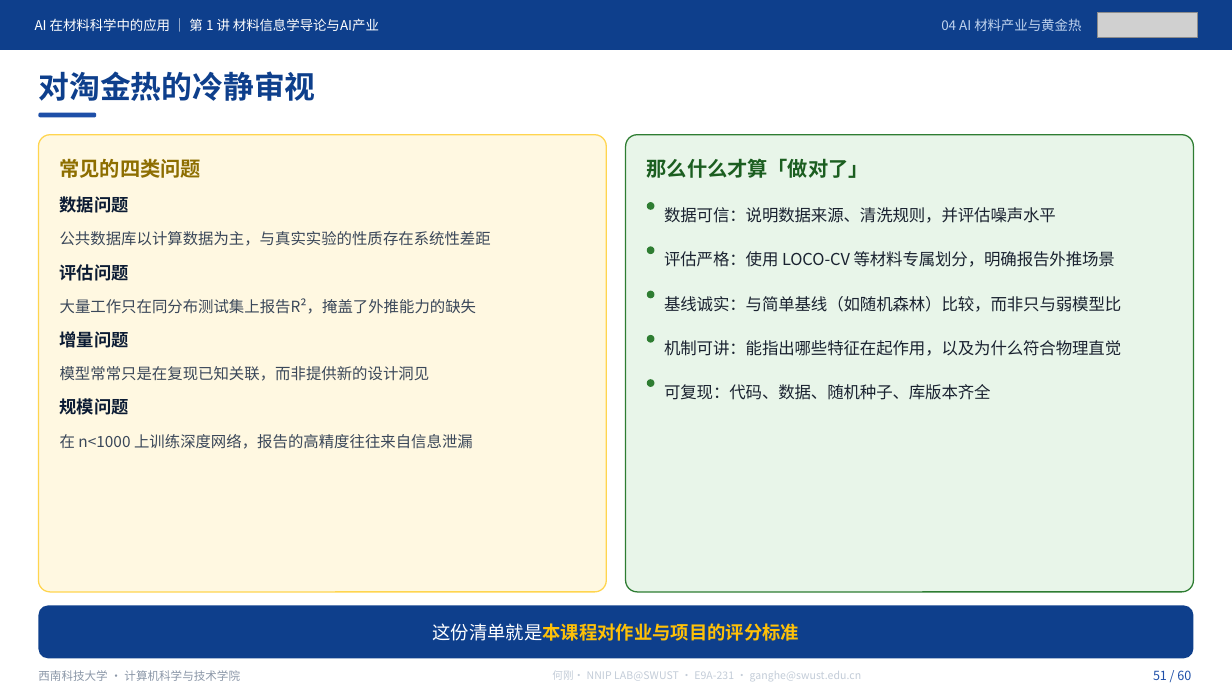
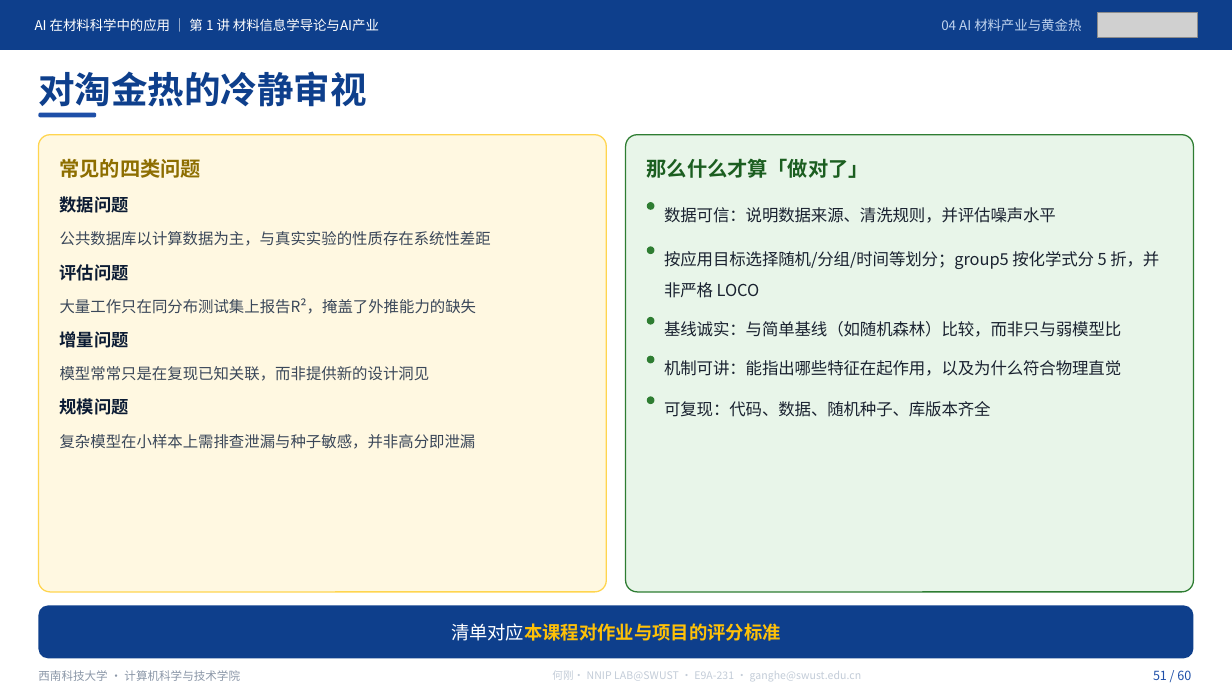
Before and after one commit to cosfrist/Applications-of-Artificial-Intelligence-in-Materials-Science-SWUST, a slide deck: slide 51 of lectures/01-材料信息学导论与AI产业/AI在材料科学中的应用-第1讲 材料信息学导论与AI产业-V5.pptx. Drawn at 1232x693 pixels with LibreOffice and Linux fonts; fonts in the diff are those of the drawing; grey boxes stand for pictures. Boxes give left, top, right and bottom in pixels: in the first picture for what was removed or moved away, otherwise in the second. Text is boxed around its words. In the diff, an @@ line names an element or a change of style, - is before the commit and + after.

Commit message:
课件更新：导论 / 第1讲手动修订，第2讲课件开放
导论（49 页，页数不变）
- 案例页统一加「概念示意（按文献重绘）」标注，区分示意与原文插图
- 证据边界收紧：火星制氧限定为地球实验室验证、尚未火星部署；
  Ti–Nb 标明为模拟应用而非新实验；弹性模量栏改为模型误差 MAE，
  不与材料模量值混同；不再宣称把可重复性写成目标函数
- P2 阅读导航补全 DOI 与 R1 第 1 章
- 新增逐页讲义、授课路线、SHA256 清单、课堂记录表（此前仓库只有课件）

第1讲（60 页，页数不变）
- 新增 8 张配图（约 1.9 MB），移除 2 张重复素材
- 科学表述修订：MGI 定位改为计算—数据—实验基础设施而非术语起点；
  Hall–Petch 斜率写明为经验拟合参数；P12 图注明「教学合成数据」
- P1 加课程仓库地址；P3 改为本讲预期目标，删去 90 分钟路线页内表
- code/ 补齐 运行预检-V5.py 与两份 README

第2讲（60 页）
- 首次发布课件；讲义、代码与表单仍待整讲验收后开放

校验
- 导论 SHA256 清单 6/6、第1讲 13/13 逐字节复算通过
- 顶层 README 发布状态同步；第 2 讲转为课件已发布

```diff
--- a/lectures/01-材料信息学导论与AI产业/AI在材料科学中的应用-第1讲 材料信息学导论与AI产业-V5.pptx
+++ b/lectures/01-材料信息学导论与AI产业/AI在材料科学中的应用-第1讲 材料信息学导论与AI产业-V5.pptx
@@ text "对淘金热的冷静审视" at [38, 71, 367, 113]: size 24 to 28.5 pt @@
@@ text at [664, 251, 1159, 298]: text changed @@
-评估严格：使用 LOCO-CV 等材料专属划分，明确报告外推场景
+按应用目标选择随机/分组/时间等划分；group5 按化学式分 5 折，并非严格 LOCO
@@ rounded rectangle: place and size @@
-rounded rectangle at [647, 291, 654, 299]
+rounded rectangle at [647, 317, 654, 324]
@@ text "基线诚实：与简单基线（如随机森林）比较，而非只与弱模型比": place and size @@
-text "基线诚实：与简单基线（如随机森林）比较，而非只与弱模型比" at [664, 296, 1121, 312]
+text "基线诚实：与简单基线（如随机森林）比较，而非只与弱模型比" at [664, 321, 1121, 337]
@@ rounded rectangle: place and size @@
-rounded rectangle at [647, 335, 654, 342]
+rounded rectangle at [647, 356, 654, 363]
@@ text "机制可讲：能指出哪些特征在起作用，以及为什么符合物理直觉": place and size @@
-text "机制可讲：能指出哪些特征在起作用，以及为什么符合物理直觉" at [664, 340, 1121, 356]
+text "机制可讲：能指出哪些特征在起作用，以及为什么符合物理直觉" at [664, 360, 1121, 376]
@@ text "可复现：代码、数据、随机种子、库版本齐全": place and size @@
-text "可复现：代码、数据、随机种子、库版本齐全" at [664, 384, 991, 400]
+text "可复现：代码、数据、随机种子、库版本齐全" at [664, 401, 991, 417]
@@ rounded rectangle: place and size @@
-rounded rectangle at [647, 379, 654, 386]
+rounded rectangle at [647, 396, 654, 404]
@@ text at [60, 434, 476, 449]: text changed @@
-在 n<1000 上训练深度网络，报告的高精度往往来自信息泄漏
+复杂模型在小样本上需排查泄漏与种子敏感，并非高分即泄漏
@@ text at [451, 623, 781, 641]: text changed @@
-这份清单就是本课程对作业与项目的评分标准
+清单对应本课程对作业与项目的评分标准
```
Also in this commit, not shown: 55 other slides changed, 20 other files.
